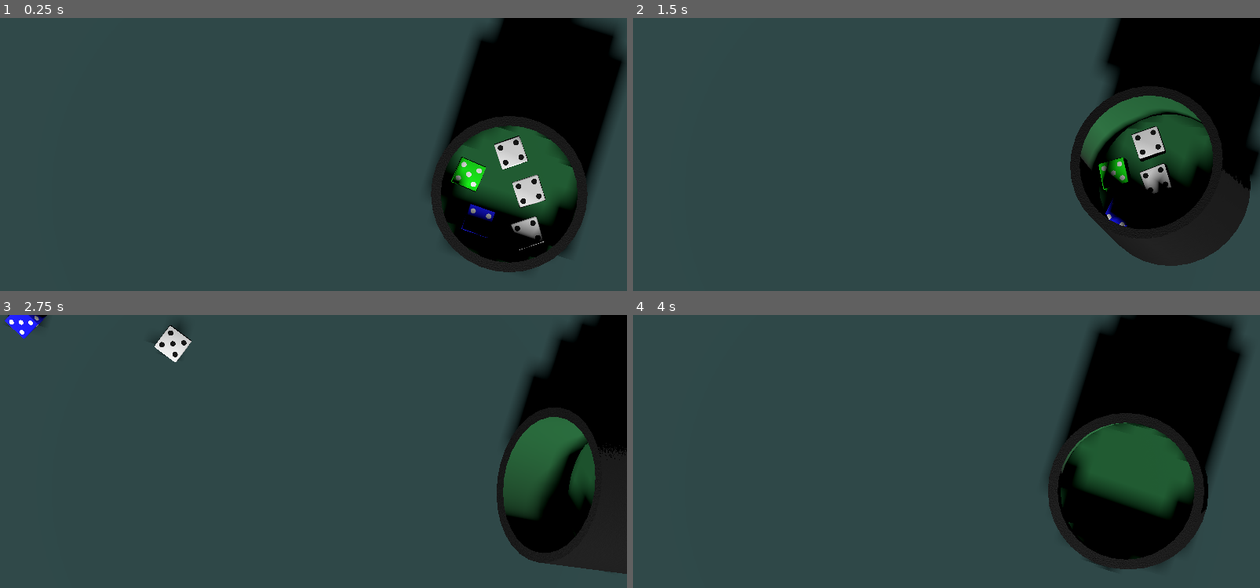
Above: before the commit, frames 1-4 (two rows, left to right).
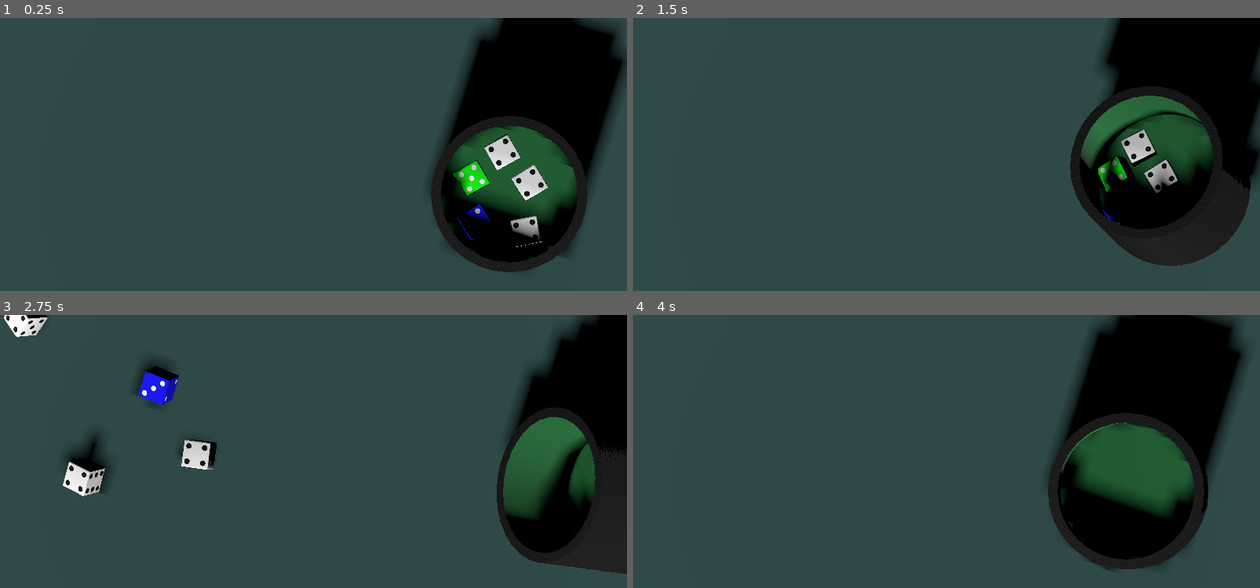
Above: after the commit, the same moments.

Repository: SangHyung-Jung/ColorDiceRollGame
Game: Godot game, scene res://placeholder.tscn
The game is run twice, just before and just after one commit, with the same random seed, the same clock (stepped at 60 frames per second) and the same inputs.
Inputs (mouse positions are in pixels of both pictures, inside the frame that each line leads up to):
- Up to frame 1 (0.25 s): no input
- Up to frame 2 (1.5 s): tap Enter at 0.5 s; move the mouse to (1084, 176) at 0.52 s; tap C at 0.6, 1.35 s; click (1084, 176) at 0.67 s; move the mouse to (821, 211) at 1.27 s; click (821, 211) at 1.42 s
- Up to frame 3 (2.75 s): move the mouse to (376, 413) at 2.02 s; tap C at 2.1 s; click (376, 413) at 2.17 s
- Up to frame 4 (4 s): move the mouse to (915, 560) at 2.77 s; tap C at 2.85, 3.6 s; click (915, 560) at 2.92 s; move the mouse to (1134, 544) at 3.52 s; click (1134, 544) at 3.67 s

The runs differ from the first frame. In frame 1, 1.4% of the frame differs, in the area x 71-88%, y 42-86%; in frame 2, 1.2%; in frame 3, 3.2%, in the area x 0-35%, y 0-67%; in frame 4, nothing differs.

Commit message:
deactivate ColliderOutside when dices are all out of the cup

Diff:
--- a/cup.tscn
+++ b/cup.tscn
@@ -39,8 +39,6 @@
 
 [sub_resource type="StandardMaterial3D" id="StandardMaterial3D_hxhe5"]
 albedo_color = Color(0.1, 0.4, 0.2, 1)
-metallic = 0.0
-roughness = 1.0
 normal_enabled = true
 normal_scale = 0.2
 normal_texture = SubResource("NoiseTexture2D_fabric")
@@ -77,9 +75,9 @@
 use_collision = true
 
 [node name="CollisionOuter" type="CSGCylinder3D" parent="CollisionMesh"]
-transform = Transform3D(1, 0, 0, 0, 1, 0, 0, 0, 1, -0.037, -0.5, 0)
-radius = 6.0
-height = 7.5
+transform = Transform3D(1, 0, 0, 0, 1, 0, 0, 0, 1, 0, -1.25, 0)
+radius = 8.0
+height = 9.0
 sides = 16
 
 [node name="CollisionInner" type="CSGCylinder3D" parent="CollisionMesh"]
--- a/scripts/main.gd
+++ b/scripts/main.gd
@@ -35,6 +35,9 @@
 var dice_nodes: Array[Node] = []
 # 주사위 컵 노드
 var cup: Node3D
+var cup_collision_mesh: Node3D
+var dice_in_cup_count := 0
+
 
 # 굴리기 결과 및 상태 관리 변수
 var _finished_dice_count := 0
@@ -62,6 +65,13 @@
 	# 컵을 바닥에서 더 높이, 화면 오른쪽에 배치
 	cup.position = Vector3(10, 5, 0)
 	add_child(cup)
+
+	# 2-1. 컵의 충돌 및 상태 관리를 위한 설정
+	cup_collision_mesh = cup.get_node("CollisionMesh")
+	var cup_inside_area: Area3D = cup.get_node("InsideArea")
+	cup_inside_area.body_entered.connect(_on_dice_entered_cup)
+	cup_inside_area.body_exited.connect(_on_dice_exited_cup)
+
 
 	bag = DiceBag.new()
 	bag.setup_full()
@@ -252,7 +262,7 @@
 
 	# 2. 주사위에 훨씬 더 강한 힘 가하기
 	for dice in dice_nodes:
-		dice.apply_central_impulse(Vector3(randf_range(-50, -40), randf_range(3, 6), 0))
+		dice.apply_central_impulse(Vector3(randf_range(-25, -20), randf_range(3, 6), 0))
 		dice.rolling = true # rolling 플래그를 true로 설정
 
 	# 3. 컵 쏟기
@@ -267,7 +277,8 @@
 
 	# 모든 주사위가 굴러 멈췄는지 확인
 	if _finished_dice_count == dice_nodes.size():
-		print("\n--- Roll Finished! ---") # 총합 대신 굴리기 완료 메시지
+		print("
+--- Roll Finished! ---") # 총합 대신 굴리기 완료 메시지
 		_roll_in_progress = false # 굴리기 종료
 		_display_results() # 결과 정렬 및 표시
 		bag.debug_print()
@@ -280,6 +291,11 @@
 
 	# 컵 리셋(연출/상태 초기화)
 	cup.reset()
+	# 컵 충돌 활성화 및 카운터 초기화
+	if cup_collision_mesh:
+		cup_collision_mesh.use_collision = true
+	dice_in_cup_count = dice_nodes.size()
+
 
 	# 1) 컵 내부 치수 결정: 실린더면 값 읽고, 아니면 기본값 사용
 	var r: float = 2.8
@@ -375,6 +391,21 @@
 		var d = dice_nodes[i]
 		d.set_meta("bag_key", keys[i])
 
+# --- Cup Area Signal Handlers ---
+
+func _on_dice_entered_cup(body: Node3D) -> void:
+	if body is Dice:
+		dice_in_cup_count += 1
+
+func _on_dice_exited_cup(body: Node3D) -> void:
+	if body is Dice:
+		dice_in_cup_count -= 1
+		if dice_in_cup_count <= 0:
+			if cup_collision_mesh:
+				cup_collision_mesh.use_collision = false
+				print("All dice exited cup, disabling collision mesh.")
+
+
 func _on_combo_committed(nodes: Array) -> void:
 	if nodes.is_empty():
 		print("조합이 없습니다(선택 안됨).")
